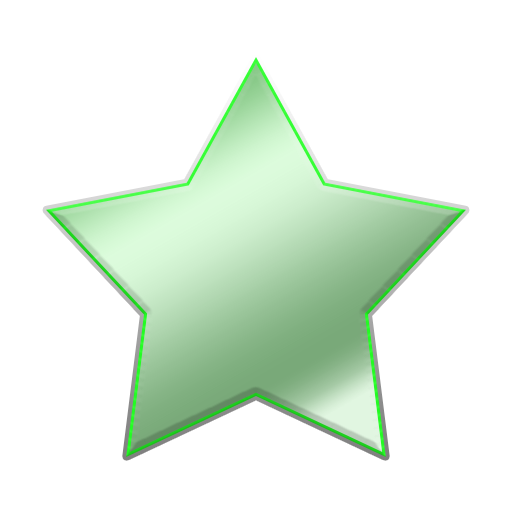
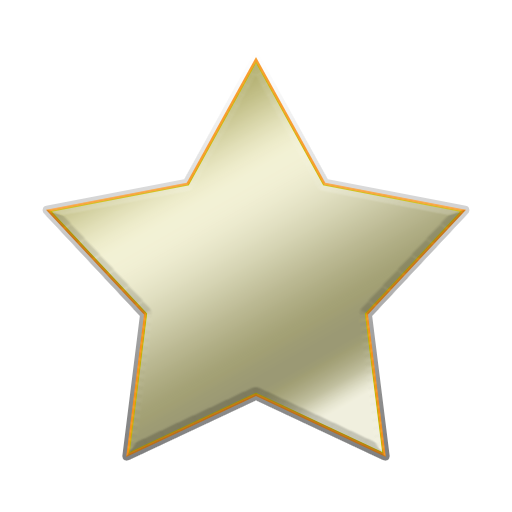
Layers edited between the first and the second 512 × 512 image:
hid "inc", painted on it over (46, 57, 466, 457)
added layer "Color Fill 2" (hue) above "Group 1" over (50, 61, 462, 454)
